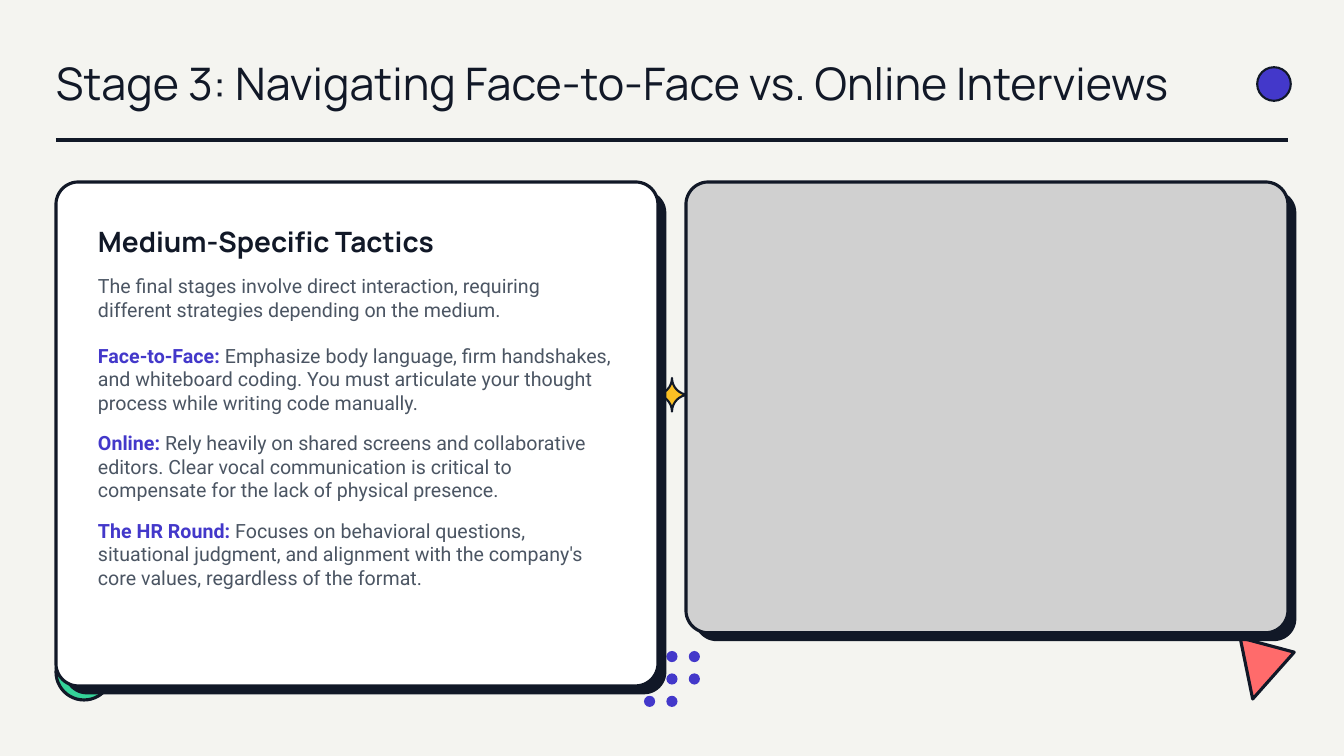
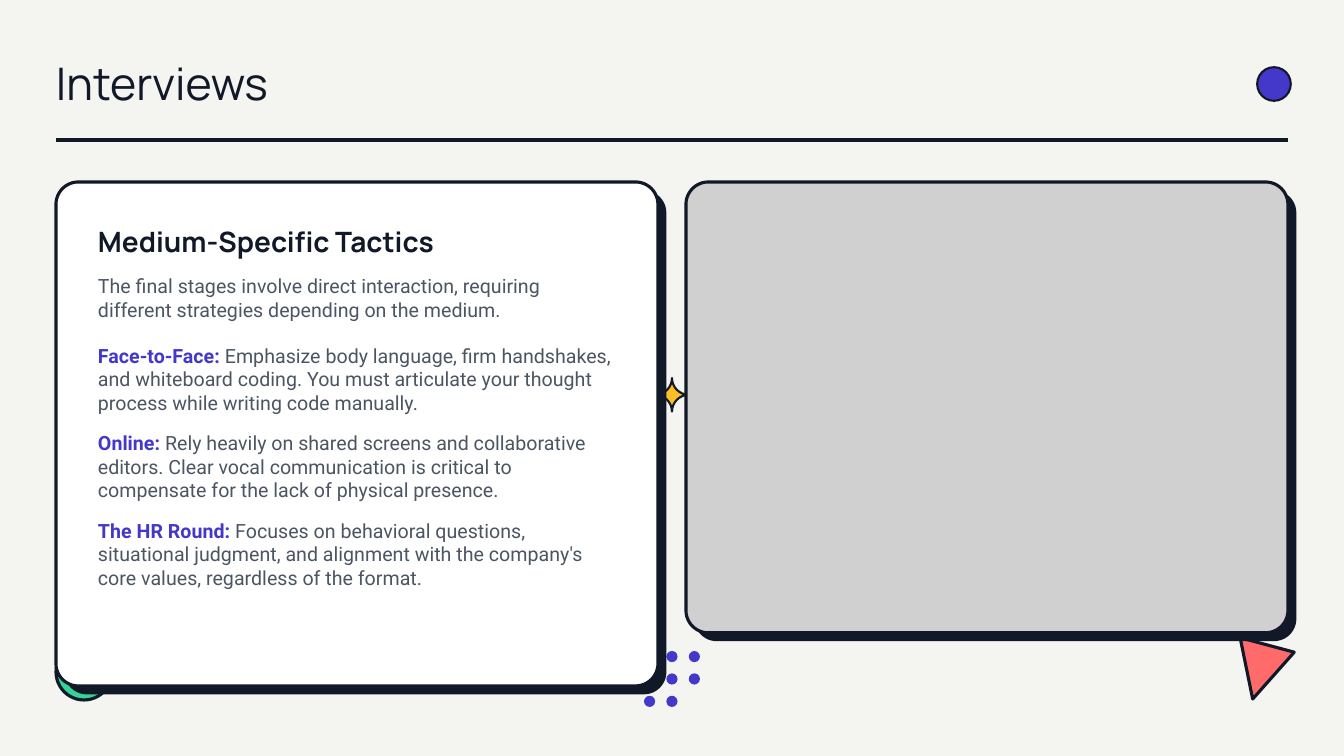
Before and after one commit to brinda-25/workshop, a slide deck: slide 12 of Day4/Mastering_Interview.pptx (slide 11 before the commit). Drawn at 1344x756 pixels with LibreOffice and Linux fonts; fonts in the diff are those of the drawing; grey boxes stand for pictures; background and template pictures are left out. Boxes give left, top, right and bottom in pixels: in the first picture for what was removed or moved away, otherwise in the second. Text is boxed around its words. In the diff, an @@ line names an element or a change of style, - is before the commit and + after.

```diff
--- a/Day4/Mastering_Interview.pptx
+++ b/Day4/Mastering_Interview.pptx
@@ text at (x1=56, y1=67, x2=268, y2=101): text changed @@
-Stage 3: Navigating Face-to-Face vs. Online Interviews
+Interviews
```
Also in this commit, not shown: 4 other slides changed, 5 slides added, 7 slides removed.
